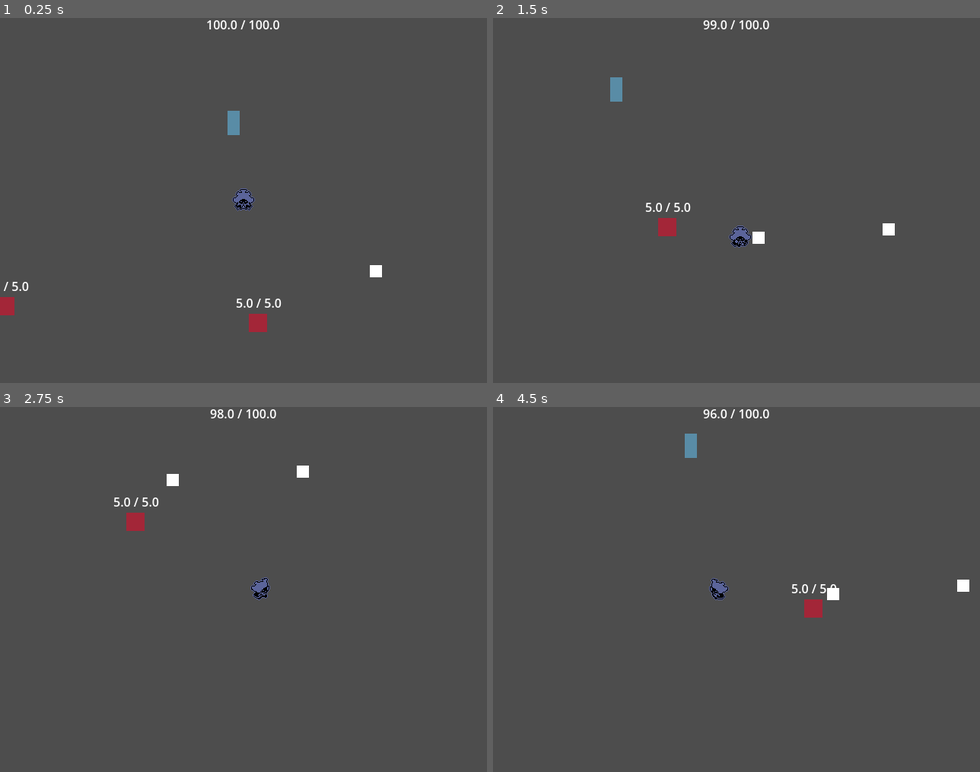
Above: before the commit, frames 1-4 (two rows, left to right).
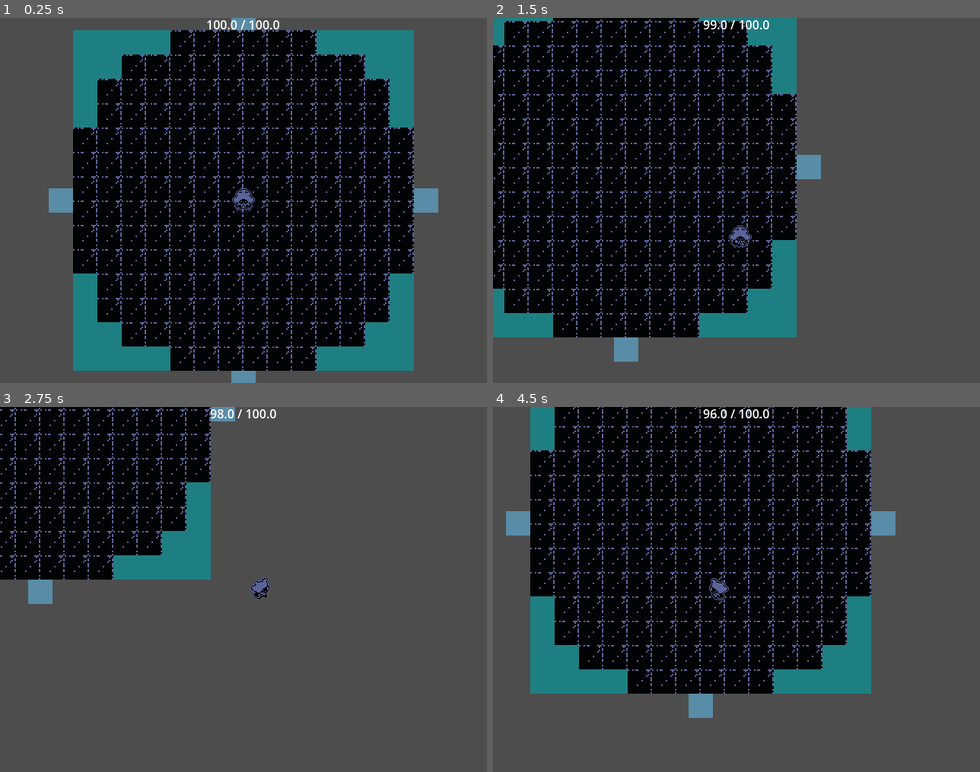
Above: after the commit, the same moments.

Repository: tonasthesecond/b1tjam
Game: Godot game, scene res://rooms/main.tscn
Same seed, same stepped clock (60 frames per second), same inputs: the game is played once before the commit and once after it.
Inputs (mouse positions are in pixels of both pictures, inside the frame that each line leads up to):
- Up to frame 1 (0.25 s): no input
- Up to frame 2 (1.5 s): move the mouse to (843, 182) at 0.52 s; press the mouse at (843, 182) at 0.53 s; hold Right (ui_right) 0.53-1.28 s; move the mouse to (639, 218) at 1.27 s; release the mouse at (639, 218) at 1.28 s; hold Down (ui_down) from 1.28 s (still down); tap C (dash) at 1.35 s
- Up to frame 3 (2.75 s): move the mouse to (292, 509) at 2.02 s; release Down (ui_down) at 2.03 s; hold Right (ui_right) from 2.03 s (still down); hold E (interact) from 2.03 s (still down)
- Up to frame 4 (4.5 s): move the mouse to (712, 662) at 2.77 s; release Right (ui_right) at 2.78 s; release E (interact) at 2.78 s; hold Up (ui_up) 2.78-3.53 s; click (712, 662) at 2.85 s; move the mouse to (882, 644) at 3.52 s; hold Left (ui_left) from 3.53 s (still down); tap C (dash) at 3.6 s; move the mouse to (590, 534) at 4.27 s; tap E (interact) at 4.35 s

The runs differ from the first frame. In frame 1, 66% of the frame differs, in the area x 0-90%, y 0-100%; in frame 2, 55%; in frame 3, 21%; in frame 4, 56%.

Commit message:
map plan rooms with door connections, 2x scale

Diff:
--- a/objects/door/door.gd
+++ b/objects/door/door.gd
@@ -15,6 +15,6 @@
 
 
 func _on_body_entered(body: Node2D) -> void:
-	if body is Devotee:
-		var main := Locator.ref(Locator.ID.Main) as Main
+	var main := Locator.ref(Locator.ID.Main) as Main
+	if body is Devotee and not main.is_settling():
 		main.go_to.call_deferred(target_room, link)
--- a/objects/door/door.tscn
+++ b/objects/door/door.tscn
@@ -3,7 +3,7 @@
 [ext_resource type="Script" uid="uid://c3dqdxebnb7tf" path="res://objects/door/door.gd" id="1_door"]
 
 [sub_resource type="RectangleShape2D" id="RectangleShape2D_door"]
-size = Vector2(16, 32)
+size = Vector2(32, 32)
 
 [node name="Door" type="Area2D"]
 collision_layer = 0
@@ -15,9 +15,9 @@
 shape = SubResource("RectangleShape2D_door")
 
 [node name="ColorRect" type="ColorRect" parent="."]
-offset_left = -8.0
+offset_left = -16.0
 offset_top = -16.0
-offset_right = 8.0
+offset_right = 16.0
 offset_bottom = 16.0
 color = Color(0.4, 0.8, 1, 0.5)
 
--- /dev/null
+++ b/rooms/cemetery.tscn
@@ -0,0 +1,19 @@
+[gd_scene format=3 uid="uid://dqdxv3we06xjj"]
+
+[ext_resource type="PackedScene" uid="uid://b8u25dlcaf8vs" path="res://rooms/room.tscn" id="1_room"]
+[ext_resource type="PackedScene" path="res://objects/door/door.tscn" id="2_door"]
+[ext_resource type="Texture2D" uid="uid://cjqpvklv02g7g" path="res://assets/map_plan.png" id="3_plan"]
+
+[node name="Cemetery" unique_id=1729853776 instance=ExtResource("1_room")]
+
+[node name="Background" type="Sprite2D" parent="." index="0" unique_id=270453506]
+scale = Vector2(2, 2)
+texture = ExtResource("3_plan")
+centered = false
+region_enabled = true
+region_rect = Rect2(412, 452, 192, 288)
+
+[node name="ToHub" parent="Doors" index="0" unique_id=1934392731 instance=ExtResource("2_door")]
+position = Vector2(192, -16)
+target_room = "res://rooms/hub.tscn"
+link = &"cemetery_hub"
--- /dev/null
+++ b/rooms/corpse_dump.tscn
@@ -0,0 +1,22 @@
+[gd_scene format=3]
+
+[ext_resource type="PackedScene" uid="uid://b8u25dlcaf8vs" path="res://rooms/room.tscn" id="1_room"]
+[ext_resource type="PackedScene" path="res://objects/door/door.tscn" id="2_door"]
+[ext_resource type="Texture2D" uid="uid://cjqpvklv02g7g" path="res://assets/map_plan.png" id="3_plan"]
+
+[node name="CorpseDump" instance=ExtResource("1_room")]
+
+[node name="Background" type="Sprite2D" parent="." index="0"]
+texture = ExtResource("3_plan")
+centered = false
+scale = Vector2(2, 2)
+region_enabled = true
+region_rect = Rect2(876, 68, 114, 128)
+
+[node name="ToNorthHall" parent="Doors" instance=ExtResource("2_door")]
+position = Vector2(-16, 32)
+target_room = "res://rooms/north_hall.tscn"
+link = &"corpse_dump_north_hall"
+
+[node name="Spawn" parent="Doors/ToNorthHall"]
+position = Vector2(36, 0)
--- /dev/null
+++ b/rooms/dark_maze.tscn
@@ -0,0 +1,22 @@
+[gd_scene format=3]
+
+[ext_resource type="PackedScene" uid="uid://b8u25dlcaf8vs" path="res://rooms/room.tscn" id="1_room"]
+[ext_resource type="PackedScene" path="res://objects/door/door.tscn" id="2_door"]
+[ext_resource type="Texture2D" uid="uid://cjqpvklv02g7g" path="res://assets/map_plan.png" id="3_plan"]
+
+[node name="DarkMaze" instance=ExtResource("1_room")]
+
+[node name="Background" type="Sprite2D" parent="." index="0"]
+texture = ExtResource("3_plan")
+centered = false
+scale = Vector2(2, 2)
+region_enabled = true
+region_rect = Rect2(892, 228, 368, 176)
+
+[node name="ToEastHall" parent="Doors" instance=ExtResource("2_door")]
+position = Vector2(-16, 192)
+target_room = "res://rooms/east_hall.tscn"
+link = &"dark_maze_east_hall"
+
+[node name="Spawn" parent="Doors/ToEastHall"]
+position = Vector2(36, 0)
--- /dev/null
+++ b/rooms/dormitory.tscn
@@ -0,0 +1,30 @@
+[gd_scene format=3]
+
+[ext_resource type="PackedScene" uid="uid://b8u25dlcaf8vs" path="res://rooms/room.tscn" id="1_room"]
+[ext_resource type="PackedScene" path="res://objects/door/door.tscn" id="2_door"]
+[ext_resource type="Texture2D" uid="uid://cjqpvklv02g7g" path="res://assets/map_plan.png" id="3_plan"]
+
+[node name="Dormitory" instance=ExtResource("1_room")]
+
+[node name="Background" type="Sprite2D" parent="." index="0"]
+texture = ExtResource("3_plan")
+centered = false
+scale = Vector2(2, 2)
+region_enabled = true
+region_rect = Rect2(28, 356, 128, 160)
+
+[node name="ToWestHall" parent="Doors" instance=ExtResource("2_door")]
+position = Vector2(128, -16)
+target_room = "res://rooms/west_hall.tscn"
+link = &"dormitory_west_hall"
+
+[node name="Spawn" parent="Doors/ToWestHall"]
+position = Vector2(0, 36)
+
+[node name="ToSacrificialRoom" parent="Doors" instance=ExtResource("2_door")]
+position = Vector2(272, 192)
+target_room = "res://rooms/sacrificial_room.tscn"
+link = &"dormitory_sacrificial_room"
+
+[node name="Spawn" parent="Doors/ToSacrificialRoom"]
+position = Vector2(-36, 0)
--- /dev/null
+++ b/rooms/east_hall.tscn
@@ -0,0 +1,54 @@
+[gd_scene format=3]
+
+[ext_resource type="PackedScene" uid="uid://b8u25dlcaf8vs" path="res://rooms/room.tscn" id="1_room"]
+[ext_resource type="PackedScene" path="res://objects/door/door.tscn" id="2_door"]
+[ext_resource type="Texture2D" uid="uid://cjqpvklv02g7g" path="res://assets/map_plan.png" id="3_plan"]
+
+[node name="EastHall" instance=ExtResource("1_room")]
+
+[node name="Background" type="Sprite2D" parent="." index="0"]
+texture = ExtResource("3_plan")
+centered = false
+scale = Vector2(2, 2)
+region_enabled = true
+region_rect = Rect2(636, 308, 240, 32)
+
+[node name="ToNorthHall" parent="Doors" instance=ExtResource("2_door")]
+position = Vector2(416, -16)
+target_room = "res://rooms/north_hall.tscn"
+link = &"east_hall_north_hall"
+
+[node name="Spawn" parent="Doors/ToNorthHall"]
+position = Vector2(0, 36)
+
+[node name="ToWardRoom" parent="Doors" instance=ExtResource("2_door")]
+position = Vector2(160, -16)
+target_room = "res://rooms/ward_room.tscn"
+link = &"east_hall_ward_room"
+
+[node name="Spawn" parent="Doors/ToWardRoom"]
+position = Vector2(0, 36)
+
+[node name="ToHub" parent="Doors" instance=ExtResource("2_door")]
+position = Vector2(-16, 32)
+target_room = "res://rooms/hub.tscn"
+link = &"east_hall_hub"
+
+[node name="Spawn" parent="Doors/ToHub"]
+position = Vector2(36, 0)
+
+[node name="ToDarkMaze" parent="Doors" instance=ExtResource("2_door")]
+position = Vector2(496, 32)
+target_room = "res://rooms/dark_maze.tscn"
+link = &"dark_maze_east_hall"
+
+[node name="Spawn" parent="Doors/ToDarkMaze"]
+position = Vector2(-36, 0)
+
+[node name="ToEliteRoom" parent="Doors" instance=ExtResource("2_door")]
+position = Vector2(160, 80)
+target_room = "res://rooms/elite_room.tscn"
+link = &"east_hall_elite_room"
+
+[node name="Spawn" parent="Doors/ToEliteRoom"]
+position = Vector2(0, -36)
--- /dev/null
+++ b/rooms/elite_room.tscn
@@ -0,0 +1,22 @@
+[gd_scene format=3]
+
+[ext_resource type="PackedScene" uid="uid://b8u25dlcaf8vs" path="res://rooms/room.tscn" id="1_room"]
+[ext_resource type="PackedScene" path="res://objects/door/door.tscn" id="2_door"]
+[ext_resource type="Texture2D" uid="uid://cjqpvklv02g7g" path="res://assets/map_plan.png" id="3_plan"]
+
+[node name="EliteRoom" instance=ExtResource("1_room")]
+
+[node name="Background" type="Sprite2D" parent="." index="0"]
+texture = ExtResource("3_plan")
+centered = false
+scale = Vector2(2, 2)
+region_enabled = true
+region_rect = Rect2(636, 356, 160, 304)
+
+[node name="ToEastHall" parent="Doors" instance=ExtResource("2_door")]
+position = Vector2(160, -16)
+target_room = "res://rooms/east_hall.tscn"
+link = &"east_hall_elite_room"
+
+[node name="Spawn" parent="Doors/ToEastHall"]
+position = Vector2(0, 36)
--- /dev/null
+++ b/rooms/horde_room.tscn
@@ -0,0 +1,22 @@
+[gd_scene format=3]
+
+[ext_resource type="PackedScene" uid="uid://b8u25dlcaf8vs" path="res://rooms/room.tscn" id="1_room"]
+[ext_resource type="PackedScene" path="res://objects/door/door.tscn" id="2_door"]
+[ext_resource type="Texture2D" uid="uid://cjqpvklv02g7g" path="res://assets/map_plan.png" id="3_plan"]
+
+[node name="HordeRoom" instance=ExtResource("1_room")]
+
+[node name="Background" type="Sprite2D" parent="." index="0"]
+texture = ExtResource("3_plan")
+centered = false
+scale = Vector2(2, 2)
+region_enabled = true
+region_rect = Rect2(140, 532, 208, 256)
+
+[node name="ToSacrificialRoom" parent="Doors" instance=ExtResource("2_door")]
+position = Vector2(208, -16)
+target_room = "res://rooms/sacrificial_room.tscn"
+link = &"horde_room_sacrificial_room"
+
+[node name="Spawn" parent="Doors/ToSacrificialRoom"]
+position = Vector2(0, 36)
--- /dev/null
+++ b/rooms/hub.tscn
@@ -0,0 +1,46 @@
+[gd_scene format=3]
+
+[ext_resource type="PackedScene" uid="uid://b8u25dlcaf8vs" path="res://rooms/room.tscn" id="1_room"]
+[ext_resource type="PackedScene" path="res://objects/door/door.tscn" id="2_door"]
+[ext_resource type="Texture2D" uid="uid://cjqpvklv02g7g" path="res://assets/map_plan.png" id="3_plan"]
+
+[node name="Hub" instance=ExtResource("1_room")]
+
+[node name="Background" type="Sprite2D" parent="." index="0"]
+texture = ExtResource("3_plan")
+centered = false
+scale = Vector2(2, 2)
+region_enabled = true
+region_rect = Rect2(396, 212, 224, 224)
+
+[node name="ToStorageRoom" parent="Doors" instance=ExtResource("2_door")]
+position = Vector2(224, -16)
+target_room = "res://rooms/storage_room.tscn"
+link = &"hub_storage_room"
+
+[node name="Spawn" parent="Doors/ToStorageRoom"]
+position = Vector2(0, 36)
+
+[node name="ToCemetery" parent="Doors" instance=ExtResource("2_door")]
+position = Vector2(224, 464)
+target_room = "res://rooms/cemetery.tscn"
+link = &"cemetery_hub"
+
+[node name="Spawn" parent="Doors/ToCemetery"]
+position = Vector2(0, -36)
+
+[node name="ToEastHall" parent="Doors" instance=ExtResource("2_door")]
+position = Vector2(464, 224)
+target_room = "res://rooms/east_hall.tscn"
+link = &"east_hall_hub"
+
+[node name="Spawn" parent="Doors/ToEastHall"]
+position = Vector2(-36, 0)
+
+[node name="ToWestHall" parent="Doors" instance=ExtResource("2_door")]
+position = Vector2(-16, 224)
+target_room = "res://rooms/west_hall.tscn"
+link = &"hub_west_hall"
+
+[node name="Spawn" parent="Doors/ToWestHall"]
+position = Vector2(36, 0)
--- /dev/null
+++ b/rooms/library.tscn
@@ -0,0 +1,30 @@
+[gd_scene format=3]
+
+[ext_resource type="PackedScene" uid="uid://b8u25dlcaf8vs" path="res://rooms/room.tscn" id="1_room"]
+[ext_resource type="PackedScene" path="res://objects/door/door.tscn" id="2_door"]
+[ext_resource type="Texture2D" uid="uid://cjqpvklv02g7g" path="res://assets/map_plan.png" id="3_plan"]
+
+[node name="Library" instance=ExtResource("1_room")]
+
+[node name="Background" type="Sprite2D" parent="." index="0"]
+texture = ExtResource("3_plan")
+centered = false
+scale = Vector2(2, 2)
+region_enabled = true
+region_rect = Rect2(204, 84, 176, 208)
+
+[node name="ToSecretRoom" parent="Doors" instance=ExtResource("2_door")]
+position = Vector2(-16, 96)
+target_room = "res://rooms/secret_room.tscn"
+link = &"library_secret_room"
+
+[node name="Spawn" parent="Doors/ToSecretRoom"]
+position = Vector2(36, 0)
+
+[node name="ToWestHall" parent="Doors" instance=ExtResource("2_door")]
+position = Vector2(128, 432)
+target_room = "res://rooms/west_hall.tscn"
+link = &"library_west_hall"
+
+[node name="Spawn" parent="Doors/ToWestHall"]
+position = Vector2(0, -36)
--- a/rooms/main.gd
+++ b/rooms/main.gd
@@ -9,6 +9,7 @@
 
 var _rooms: Dictionary[String, Room] = {}
 var _current: Room = null
+var _moved_frame := -1
 
 @onready var world: Node = %World
 @onready var devotee: Devotee = %Devotee
@@ -32,24 +33,36 @@
 
 
 func go_to(path: String, link: StringName) -> void:
+	_moved_frame = Engine.get_physics_frames()
 	var next := _get_room(path)
-	var held := devotee.item_holder.held
 	if next != _current:
-		# Enter the new room before leaving the old one, the Devotee and its item are carried over
-		world.add_child(next)
-		devotee.reparent(next.entities, false)
-		if held:
-			held.reparent(next.objects, false)
-		if _current:
-			world.remove_child(_current)
-		_current = next
+		_carry_over(next)
 	if link:
 		var door := next.find_door(link)
 		if door:
 			devotee.global_position = door.spawn.global_position
+	var held := devotee.item_holder.held
 	if held:
 		held.snap_to_holder()
 	camera.snap()
+
+
+## Kinematic bodies teleport a physics step late, so right after a transition
+## the new room's doors can still see the Devotee at its old position.
+func is_settling() -> bool:
+	return Engine.get_physics_frames() - _moved_frame < 2
+
+
+## Enters the next room before leaving the old one, carrying over the Devotee and its held item.
+func _carry_over(next: Room) -> void:
+	world.add_child(next)
+	devotee.reparent(next.entities, false)
+	var held := devotee.item_holder.held
+	if held:
+		held.reparent(next.objects, false)
+	if _current:
+		world.remove_child(_current)
+	_current = next
 
 
 func _get_room(path: String) -> Room:
--- a/rooms/main.tscn
+++ b/rooms/main.tscn
@@ -7,14 +7,14 @@
 
 [node name="Main" type="Node" node_paths=PackedStringArray()]
 script = ExtResource("1_main")
-start_room = "res://rooms/test.tscn"
+start_room = "res://rooms/hub.tscn"
 
 [node name="World" type="Node" parent="."]
 unique_name_in_owner = true
 
 [node name="Devotee" parent="." instance=ExtResource("2_devotee")]
 unique_name_in_owner = true
-position = Vector2(413, 142)
+position = Vector2(224, 224)
 
 [node name="FollowCamera" type="Camera2D" parent="." node_paths=PackedStringArray("target")]
 unique_name_in_owner = true
--- /dev/null
+++ b/rooms/north_hall.tscn
@@ -0,0 +1,38 @@
+[gd_scene format=3]
+
+[ext_resource type="PackedScene" uid="uid://b8u25dlcaf8vs" path="res://rooms/room.tscn" id="1_room"]
+[ext_resource type="PackedScene" path="res://objects/door/door.tscn" id="2_door"]
+[ext_resource type="Texture2D" uid="uid://cjqpvklv02g7g" path="res://assets/map_plan.png" id="3_plan"]
+
+[node name="NorthHall" instance=ExtResource("1_room")]
+
+[node name="Background" type="Sprite2D" parent="." index="0"]
+texture = ExtResource("3_plan")
+centered = false
+scale = Vector2(2, 2)
+region_enabled = true
+region_rect = Rect2(828, 68, 32, 224)
+
+[node name="ToWardShortcut" parent="Doors" instance=ExtResource("2_door")]
+position = Vector2(-16, 32)
+target_room = "res://rooms/ward_shortcut.tscn"
+link = &"north_hall_ward_shortcut"
+
+[node name="Spawn" parent="Doors/ToWardShortcut"]
+position = Vector2(36, 0)
+
+[node name="ToCorpseDump" parent="Doors" instance=ExtResource("2_door")]
+position = Vector2(80, 32)
+target_room = "res://rooms/corpse_dump.tscn"
+link = &"corpse_dump_north_hall"
+
+[node name="Spawn" parent="Doors/ToCorpseDump"]
+position = Vector2(-36, 0)
+
+[node name="ToEastHall" parent="Doors" instance=ExtResource("2_door")]
+position = Vector2(32, 464)
+target_room = "res://rooms/east_hall.tscn"
+link = &"east_hall_north_hall"
+
+[node name="Spawn" parent="Doors/ToEastHall"]
+position = Vector2(0, -36)
--- /dev/null
+++ b/rooms/sacrificial_room.tscn
@@ -0,0 +1,38 @@
+[gd_scene format=3]
+
+[ext_resource type="PackedScene" uid="uid://b8u25dlcaf8vs" path="res://rooms/room.tscn" id="1_room"]
+[ext_resource type="PackedScene" path="res://objects/door/door.tscn" id="2_door"]
+[ext_resource type="Texture2D" uid="uid://cjqpvklv02g7g" path="res://assets/map_plan.png" id="3_plan"]
+
+[node name="SacrificialRoom" instance=ExtResource("1_room")]
+
+[node name="Background" type="Sprite2D" parent="." index="0"]
+texture = ExtResource("3_plan")
+centered = false
+scale = Vector2(2, 2)
+region_enabled = true
+region_rect = Rect2(170, 356, 162, 160)
+
+[node name="ToWestHall" parent="Doors" instance=ExtResource("2_door")]
+position = Vector2(196, -16)
+target_room = "res://rooms/west_hall.tscn"
+link = &"sacrificial_room_west_hall"
+
+[node name="Spawn" parent="Doors/ToWestHall"]
+position = Vector2(0, 36)
+
+[node name="ToDormitory" parent="Doors" instance=ExtResource("2_door")]
+position = Vector2(-12, 192)
+target_room = "res://rooms/dormitory.tscn"
+link = &"dormitory_sacrificial_room"
+
+[node name="Spawn" parent="Doors/ToDormitory"]
+position = Vector2(36, 0)
+
+[node name="ToHordeRoom" parent="Doors" instance=ExtResource("2_door")]
+position = Vector2(148, 336)
+target_room = "res://rooms/horde_room.tscn"
+link = &"horde_room_sacrificial_room"
+
+[node name="Spawn" parent="Doors/ToHordeRoom"]
+position = Vector2(0, -36)
--- /dev/null
+++ b/rooms/secret_room.tscn
@@ -0,0 +1,22 @@
+[gd_scene format=3]
+
+[ext_resource type="PackedScene" uid="uid://b8u25dlcaf8vs" path="res://rooms/room.tscn" id="1_room"]
+[ext_resource type="PackedScene" path="res://objects/door/door.tscn" id="2_door"]
+[ext_resource type="Texture2D" uid="uid://cjqpvklv02g7g" path="res://assets/map_plan.png" id="3_plan"]
+
+[node name="SecretRoom" instance=ExtResource("1_room")]
+
+[node name="Background" type="Sprite2D" parent="." index="0"]
+texture = ExtResource("3_plan")
+centered = false
+scale = Vector2(2, 2)
+region_enabled = true
+region_rect = Rect2(92, 84, 96, 96)
+
+[node name="ToLibrary" parent="Doors" instance=ExtResource("2_door")]
+position = Vector2(208, 96)
+target_room = "res://rooms/library.tscn"
+link = &"library_secret_room"
+
+[node name="Spawn" parent="Doors/ToLibrary"]
+position = Vector2(-36, 0)
--- /dev/null
+++ b/rooms/storage_room.tscn
@@ -0,0 +1,22 @@
+[gd_scene format=3]
+
+[ext_resource type="PackedScene" uid="uid://b8u25dlcaf8vs" path="res://rooms/room.tscn" id="1_room"]
+[ext_resource type="PackedScene" path="res://objects/door/door.tscn" id="2_door"]
+[ext_resource type="Texture2D" uid="uid://cjqpvklv02g7g" path="res://assets/map_plan.png" id="3_plan"]
+
+[node name="StorageRoom" instance=ExtResource("1_room")]
+
+[node name="Background" type="Sprite2D" parent="." index="0"]
+texture = ExtResource("3_plan")
+centered = false
+scale = Vector2(2, 2)
+region_enabled = true
+region_rect = Rect2(412, 36, 192, 160)
+
+[node name="ToHub" parent="Doors" instance=ExtResource("2_door")]
+position = Vector2(192, 336)
+target_room = "res://rooms/hub.tscn"
+link = &"hub_storage_room"
+
+[node name="Spawn" parent="Doors/ToHub"]
+position = Vector2(0, -36)
--- /dev/null
+++ b/rooms/ward_room.tscn
@@ -0,0 +1,30 @@
+[gd_scene format=3]
+
+[ext_resource type="PackedScene" uid="uid://b8u25dlcaf8vs" path="res://rooms/room.tscn" id="1_room"]
+[ext_resource type="PackedScene" path="res://objects/door/door.tscn" id="2_door"]
+[ext_resource type="Texture2D" uid="uid://cjqpvklv02g7g" path="res://assets/map_plan.png" id="3_plan"]
+
+[node name="WardRoom" instance=ExtResource("1_room")]
+
+[node name="Background" type="Sprite2D" parent="." index="0"]
+texture = ExtResource("3_plan")
+centered = false
+scale = Vector2(2, 2)
+region_enabled = true
+region_rect = Rect2(652, 164, 128, 128)
+
+[node name="ToWardShortcut" parent="Doors" instance=ExtResource("2_door")]
+position = Vector2(127, -16)
+target_room = "res://rooms/ward_shortcut.tscn"
+link = &"ward_room_ward_shortcut"
+
+[node name="Spawn" parent="Doors/ToWardShortcut"]
+position = Vector2(1, 36)
+
+[node name="ToEastHall" parent="Doors" instance=ExtResource("2_door")]
+position = Vector2(128, 272)
+target_room = "res://rooms/east_hall.tscn"
+link = &"east_hall_ward_room"
+
+[node name="Spawn" parent="Doors/ToEastHall"]
+position = Vector2(0, -36)
--- /dev/null
+++ b/rooms/ward_shortcut.tscn
@@ -0,0 +1,30 @@
+[gd_scene format=3]
+
+[ext_resource type="PackedScene" uid="uid://b8u25dlcaf8vs" path="res://rooms/room.tscn" id="1_room"]
+[ext_resource type="PackedScene" path="res://objects/door/door.tscn" id="2_door"]
+[ext_resource type="Texture2D" uid="uid://cjqpvklv02g7g" path="res://assets/map_plan.png" id="3_plan"]
+
+[node name="WardShortcut" instance=ExtResource("1_room")]
+
+[node name="Background" type="Sprite2D" parent="." index="0"]
+texture = ExtResource("3_plan")
+centered = false
+scale = Vector2(2, 2)
+region_enabled = true
+region_rect = Rect2(699, 68, 113, 80)
+
+[node name="ToWardRoom" parent="Doors" instance=ExtResource("2_door")]
+position = Vector2(33, 176)
+target_room = "res://rooms/ward_room.tscn"
+link = &"ward_room_ward_shortcut"
+
+[node name="Spawn" parent="Doors/ToWardRoom"]
+position = Vector2(-1, -36)
+
+[node name="ToNorthHall" parent="Doors" instance=ExtResource("2_door")]
+position = Vector2(242, 32)
+target_room = "res://rooms/north_hall.tscn"
+link = &"north_hall_ward_shortcut"
+
+[node name="Spawn" parent="Doors/ToNorthHall"]
+position = Vector2(-38, 0)
--- /dev/null
+++ b/rooms/west_hall.tscn
@@ -0,0 +1,46 @@
+[gd_scene format=3]
+
+[ext_resource type="PackedScene" uid="uid://b8u25dlcaf8vs" path="res://rooms/room.tscn" id="1_room"]
+[ext_resource type="PackedScene" path="res://objects/door/door.tscn" id="2_door"]
+[ext_resource type="Texture2D" uid="uid://cjqpvklv02g7g" path="res://assets/map_plan.png" id="3_plan"]
+
+[node name="WestHall" instance=ExtResource("1_room")]
+
+[node name="Background" type="Sprite2D" parent="." index="0"]
+texture = ExtResource("3_plan")
+centered = false
+scale = Vector2(2, 2)
+region_enabled = true
+region_rect = Rect2(76, 308, 304, 32)
+
+[node name="ToLibrary" parent="Doors" instance=ExtResource("2_door")]
+position = Vector2(384, -16)
+target_room = "res://rooms/library.tscn"
+link = &"library_west_hall"
+
+[node name="Spawn" parent="Doors/ToLibrary"]
+position = Vector2(0, 36)
+
+[node name="ToSacrificialRoom" parent="Doors" instance=ExtResource("2_door")]
+position = Vector2(384, 80)
+target_room = "res://rooms/sacrificial_room.tscn"
+link = &"sacrificial_room_west_hall"
+
+[node name="Spawn" parent="Doors/ToSacrificialRoom"]
+position = Vector2(0, -36)
+
+[node name="ToDormitory" parent="Doors" instance=ExtResource("2_door")]
+position = Vector2(32, 80)
+target_room = "res://rooms/dormitory.tscn"
+link = &"dormitory_west_hall"
+
+[node name="Spawn" parent="Doors/ToDormitory"]
+position = Vector2(0, -36)
+
+[node name="ToHub" parent="Doors" instance=ExtResource("2_door")]
+position = Vector2(624, 32)
+target_room = "res://rooms/hub.tscn"
+link = &"hub_west_hall"
+
+[node name="Spawn" parent="Doors/ToHub"]
+position = Vector2(-36, 0)
